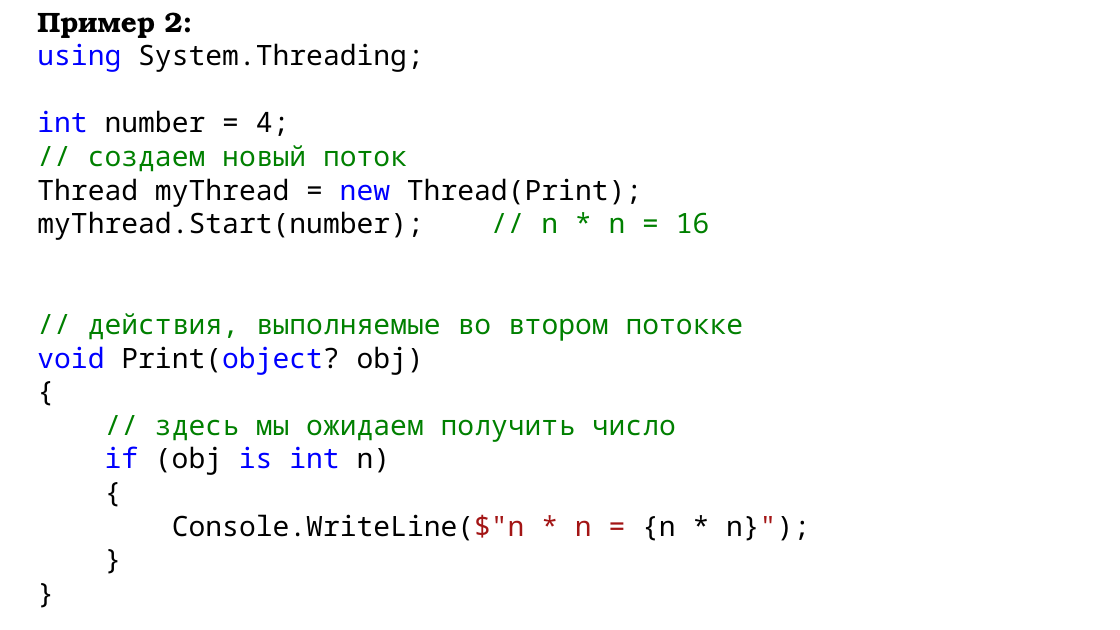
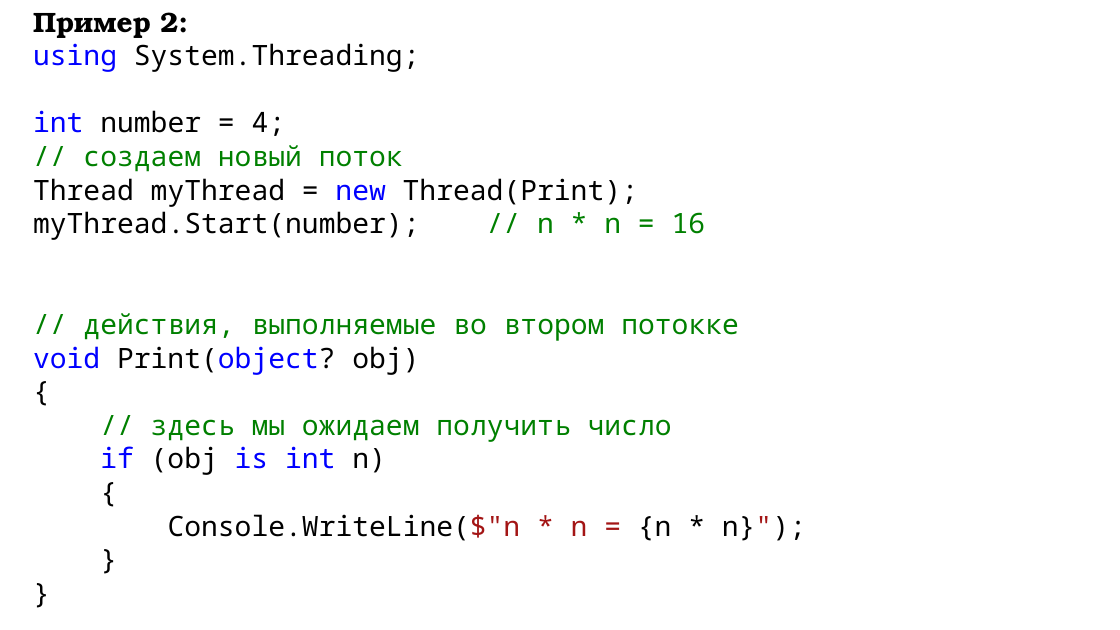
Before and after one commit to DaniilKlyukin/OOP-4, a slide deck: slide 15 of Лекции/ООП 1 лек 4.pptx. Drawn at 1120x630 pixels with LibreOffice and Linux fonts; fonts in the diff are those of the drawing. Boxes give left, top, right and bottom in pixels: in the first picture for what was removed or moved away, otherwise in the second. Text is boxed around its words. In the diff, an @@ line names an element or a change of style, - is before the commit and + after.

```diff
--- a/Лекции/ООП 1 лек 4.pptx
+++ b/Лекции/ООП 1 лек 4.pptx
@@ text "Пример 2:": place and size @@
-text "Пример 2:" at [37,12,810,541]
+text "Пример 2:" at [33,12,806,541]
```
Also in this commit, not shown: 37 other slides changed.
